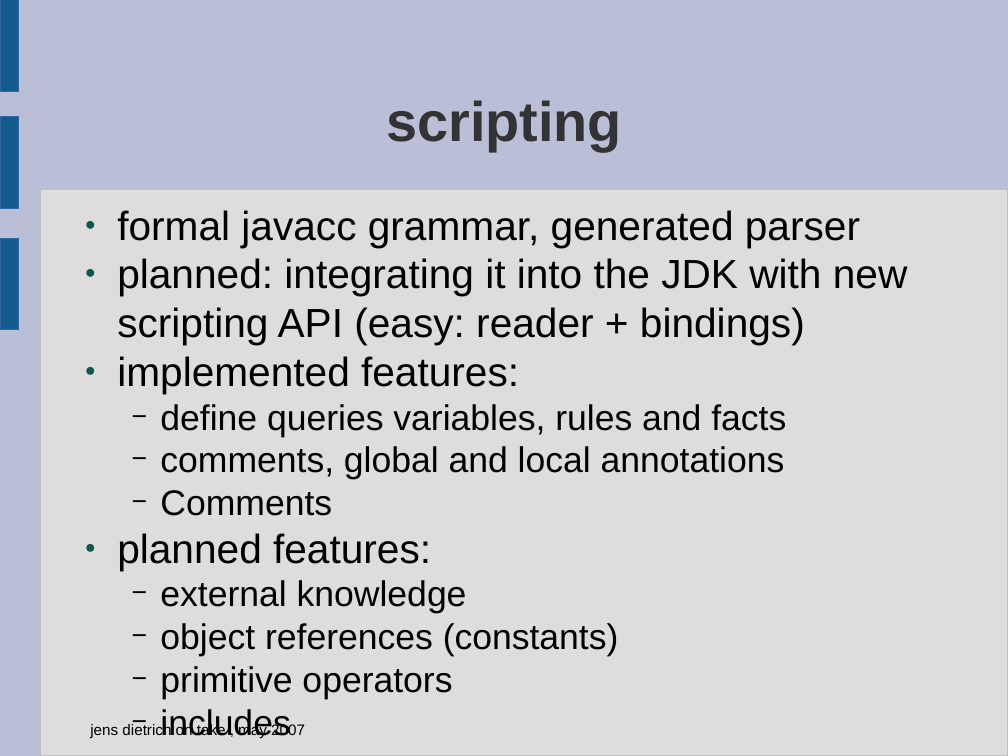
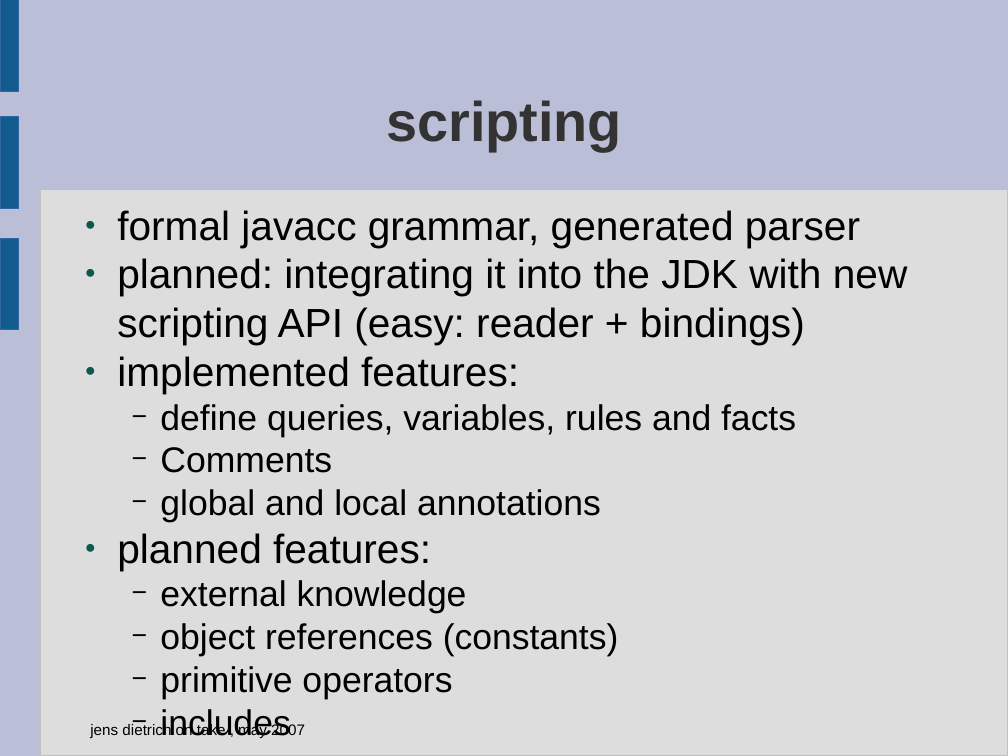
Before and after one commit to Koulio/take, a slide deck: slide 12 of take/docs/presentation-massey-may07.odp. Drawn at 1008x756 pixels with LibreOffice and Linux fonts; fonts in the diff are those of the drawing; background and template pictures are left out. Boxes give left, top, right and bottom in pixels: in the first picture for what was removed or moved away, otherwise in the second. Text is boxed around its words. In the diff, an @@ line names an element or a change of style, - is before the commit and + after.

Commit message:
minor updates

```diff
--- a/take/docs/presentation-massey-may07.odp
+++ b/take/docs/presentation-massey-may07.odp
@@ text at (x1=160, y1=404, x2=796, y2=437): text changed @@
-  − define queries variables, rules and facts
-  − comments, global and local annotations
+  − define queries, variables, rules and facts
@@ text at (x1=160, y1=489, x2=601, y2=522): paragraph added @@
+  − global and local annotations
```
Also in this commit, not shown: 3 other slides changed.
